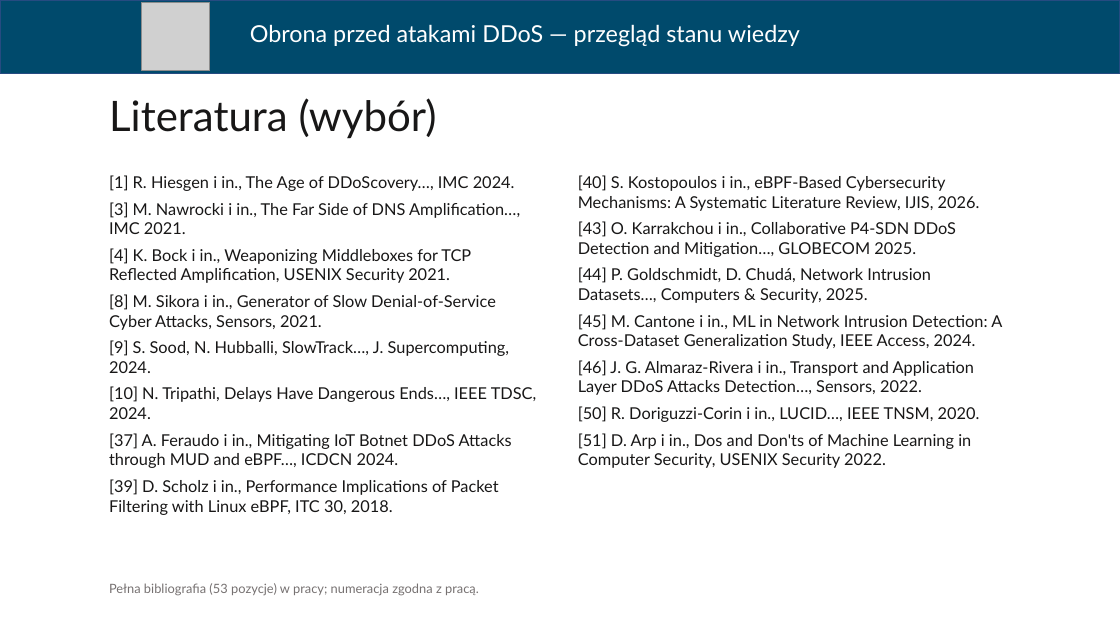
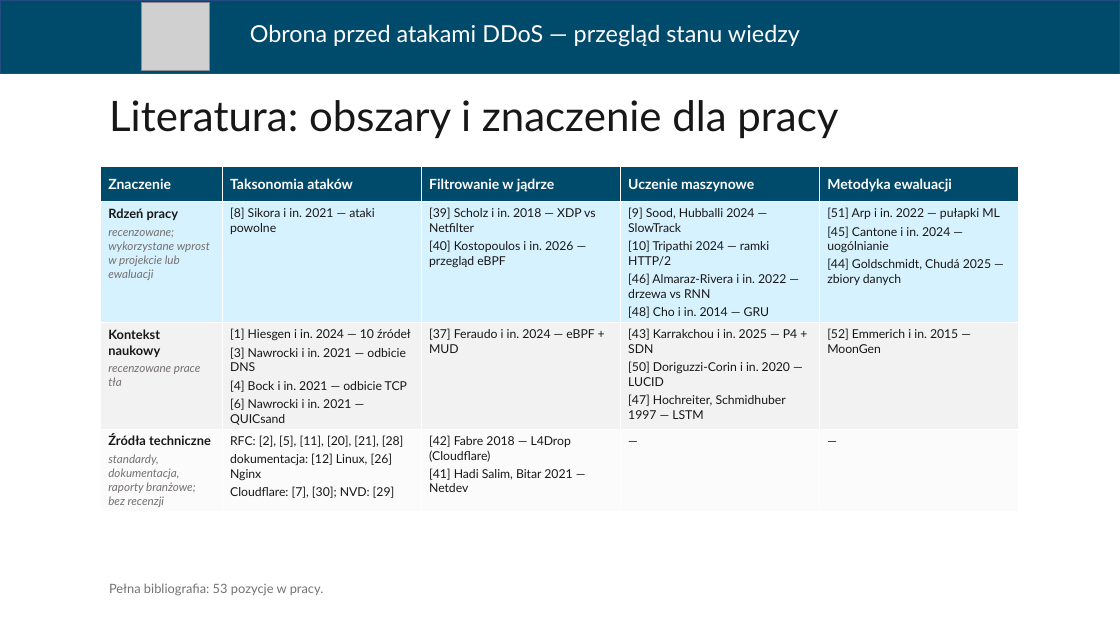
Before and after one commit to ArturBrogowicz/code, a slide deck: slide 24 of presentation/Prezentacja_WEiTI_PL.pptx (slide 23 before the commit). Drawn at 1120x630 pixels with LibreOffice and Linux fonts; fonts in the diff are those of the drawing; grey boxes stand for pictures. Boxes give left, top, right and bottom in pixels: in the first picture for what was removed or moved away, otherwise in the second. Text is boxed around its words. In the diff, an @@ line names an element or a change of style, - is before the commit and + after.

```diff
--- a/presentation/Prezentacja_WEiTI_PL.pptx
+++ b/presentation/Prezentacja_WEiTI_PL.pptx
@@ title at <box>109,100,838,139</box>: text changed @@
-Literatura (wybór)
+Literatura: obszary i znaczenie dla pracy
@@ table added at <box>101,166,1019,511</box>, 4 rows, 5 columns @@
+Znaczenie | Taksonomia ataków | Filtrowanie w jądrze | Uczenie maszynowe | Metodyka ewaluacji
+Rdzeń pracy / recenzowane; wykorzystane wprost w projekcie lub ewaluacji | [8] Sikora i in. 2021 — ataki powolne | [39] Scholz i in. 2018 — XDP vs Netfilter / [40] Kostopoulos i in. 2026 — przegląd eBPF | [9] Sood, Hubballi 2024 — SlowTrack / [10] Tripathi 2024 — ramki HTTP/2 / [46] Almaraz-Rivera i in. 2022 — drzewa vs RNN / [48] Cho i in. 2014 — GRU | [51] Arp i in. 2022 — pułapki ML / [45] Cantone i in. 2024 — uogólnianie / [44] Goldschmidt, Chudá 2025 — zbiory danych
+Kontekst naukowy / recenzowane prace tła | [1] Hiesgen i in. 2024 — 10 źródeł / [3] Nawrocki i in. 2021 — odbicie DNS / [4] Bock i in. 2021 — odbicie TCP / [6] Nawrocki i in. 2021 — QUICsand | [37] Feraudo i in. 2024 — eBPF + MUD | [43] Karrakchou i in. 2025 — P4 + SDN / [50] Doriguzzi-Corin i in. 2020 — LUCID / [47] Hochreiter, Schmidhuber 1997 — LSTM | [52] Emmerich i in. 2015 — MoonGen
+Źródła techniczne / standardy, dokumentacja, raporty branżowe; bez recenzji | RFC: [2], [5], [11], [20], [21], [28] / dokumentacja: [12] Linux, [26] Nginx / Cloudflare: [7], [30]; NVD: [29] | [42] Fabre 2018 — L4Drop (Cloudflare) / [41] Hadi Salim, Bitar 2021 — Netdev | — | —
@@ text removed at <box>109,175,537,515</box> @@
-[1] R. Hiesgen i in., The Age of DDoScovery…, IMC 2024.
-[3] M. Nawrocki i in., The Far Side of DNS Amplification…, IMC 2021.
-[4] K. Bock i in., Weaponizing Middleboxes for TCP Reflected Amplification, USENIX Security 2021.
-[8] M. Sikora i in., Generator of Slow Denial-of-Service Cyber Attacks, Sensors, 2021.
-[9] S. Sood, N. Hubballi, SlowTrack…, J. Supercomputing, 2024.
-[10] N. Tripathi, Delays Have Dangerous Ends…, IEEE TDSC, 2024.
-[37] A. Feraudo i in., Mitigating IoT Botnet DDoS Attacks through MUD and eBPF…, ICDCN 2024.
-[39] D. Scholz i in., Performance Implications of Packet Filtering with Linux eBPF, ITC 30, 2018.
@@ text removed at <box>578,175,1002,468</box> @@
-[40] S. Kostopoulos i in., eBPF-Based Cybersecurity Mechanisms: A Systematic Literature Review, IJIS, 2026.
-[43] O. Karrakchou i in., Collaborative P4-SDN DDoS Detection and Mitigation…, GLOBECOM 2025.
-[44] P. Goldschmidt, D. Chudá, Network Intrusion Datasets…, Computers & Security, 2025.
-[45] M. Cantone i in., ML in Network Intrusion Detection: A Cross-Dataset Generalization Study, IEEE Access, 2024.
-[46] J. G. Almaraz-Rivera i in., Transport and Application Layer DDoS Attacks Detection…, Sensors, 2022.
-[50] R. Doriguzzi-Corin i in., LUCID…, IEEE TNSM, 2020.
-[51] D. Arp i in., Dos and Don'ts of Machine Learning in Computer Security, USENIX Security 2022.
@@ text at <box>109,583,324,595</box>: text changed @@
-Pełna bibliografia (53 pozycje) w pracy; numeracja zgodna z pracą.
+Pełna bibliografia: 53 pozycje w pracy.
```
Also in this commit, not shown: 17 other slides changed, 1 slide added.
